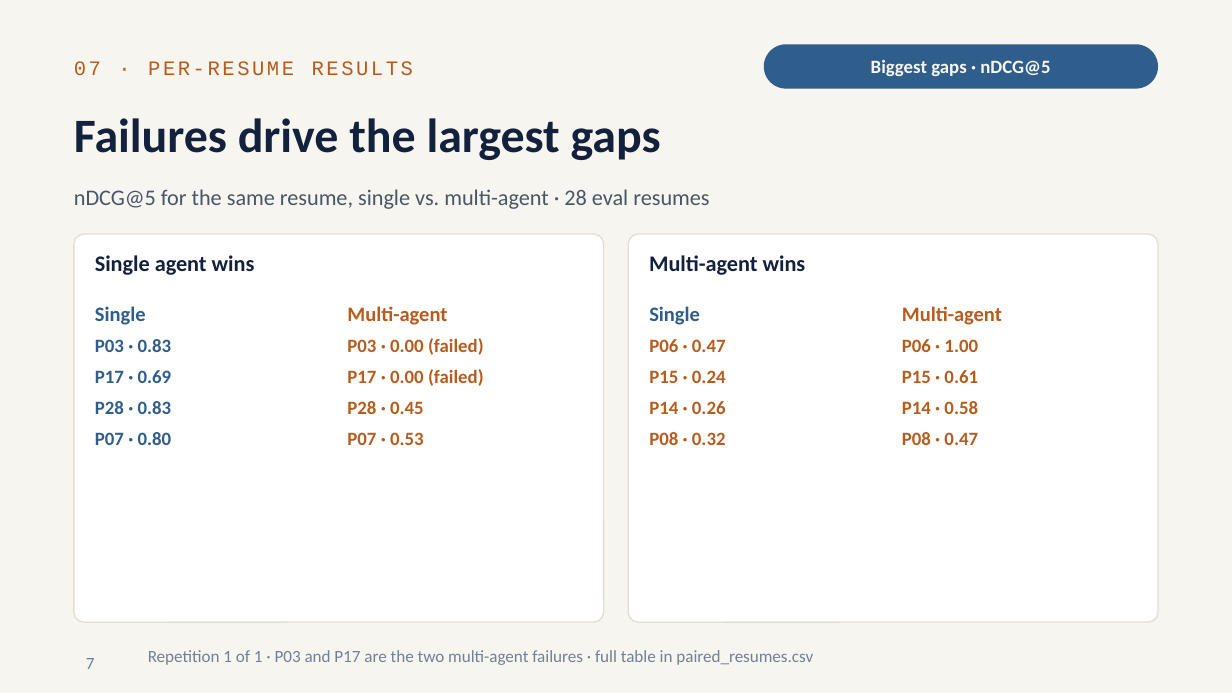
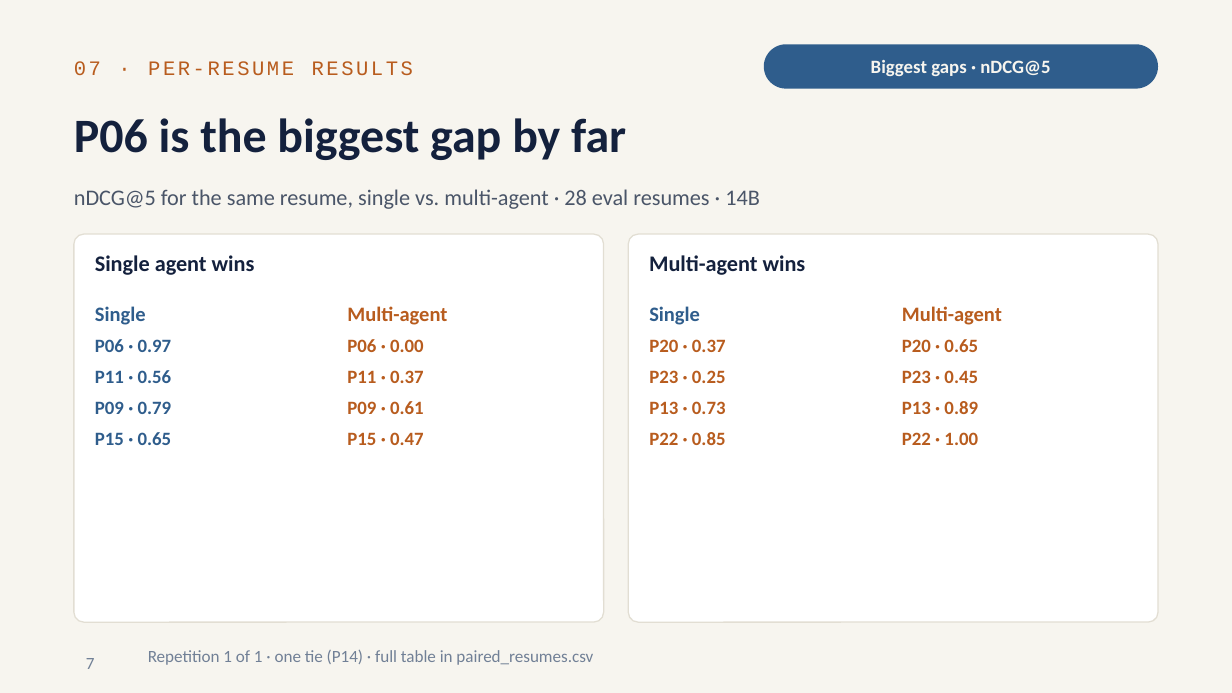
Before and after one commit to RitvikNeerattil/agentic_resume_matcher, a slide deck: slide 8 of progress_update_2026-10.pptx. Drawn at 1232x693 pixels with LibreOffice and Linux fonts; fonts in the diff are those of the drawing. Boxes give left, top, right and bottom in pixels: in the first picture for what was removed or moved away, otherwise in the second. Text is boxed around its words. In the diff, an @@ line names an element or a change of style, - is before the commit and + after.

```diff
--- a/progress_update_2026-10.pptx
+++ b/progress_update_2026-10.pptx
@@ title at bbox=[74, 118, 626, 160]: text changed @@
-Failures drive the largest gaps
+P06 is the biggest gap by far
@@ text at bbox=[74, 189, 760, 209]: text changed @@
-nDCG@5 for the same resume, single vs. multi-agent · 28 eval resumes
+nDCG@5 for the same resume, single vs. multi-agent · 28 eval resumes · 14B
@@ text at bbox=[95, 339, 172, 445]: text changed @@
-P03 · 0.83
-P17 · 0.69
-P28 · 0.83
-P07 · 0.80
+P06 · 0.97
+P11 · 0.56
+P09 · 0.79
+P15 · 0.65
@@ text at bbox=[347, 339, 424, 445]: text changed @@
-P03 · 0.00 (failed)
-P17 · 0.00 (failed)
-P28 · 0.45
-P07 · 0.53
+P06 · 0.00
+P11 · 0.37
+P09 · 0.61
+P15 · 0.47
@@ text at bbox=[649, 339, 726, 445]: text changed @@
-P06 · 0.47
-P15 · 0.24
-P14 · 0.26
-P08 · 0.32
+P20 · 0.37
+P23 · 0.25
+P13 · 0.73
+P22 · 0.85
@@ text at bbox=[902, 339, 978, 445]: text changed @@
-P06 · 1.00
-P15 · 0.61
-P14 · 0.58
-P08 · 0.47
+P20 · 0.65
+P23 · 0.45
+P13 · 0.89
+P22 · 1.00
@@ text at bbox=[148, 650, 593, 665]: text changed @@
-Repetition 1 of 1 · P03 and P17 are the two multi-agent failures · full table in paired_resumes.csv
+Repetition 1 of 1 · one tie (P14) · full table in paired_resumes.csv
```
Also in this commit, not shown: 6 other slides changed, 8 other files.
